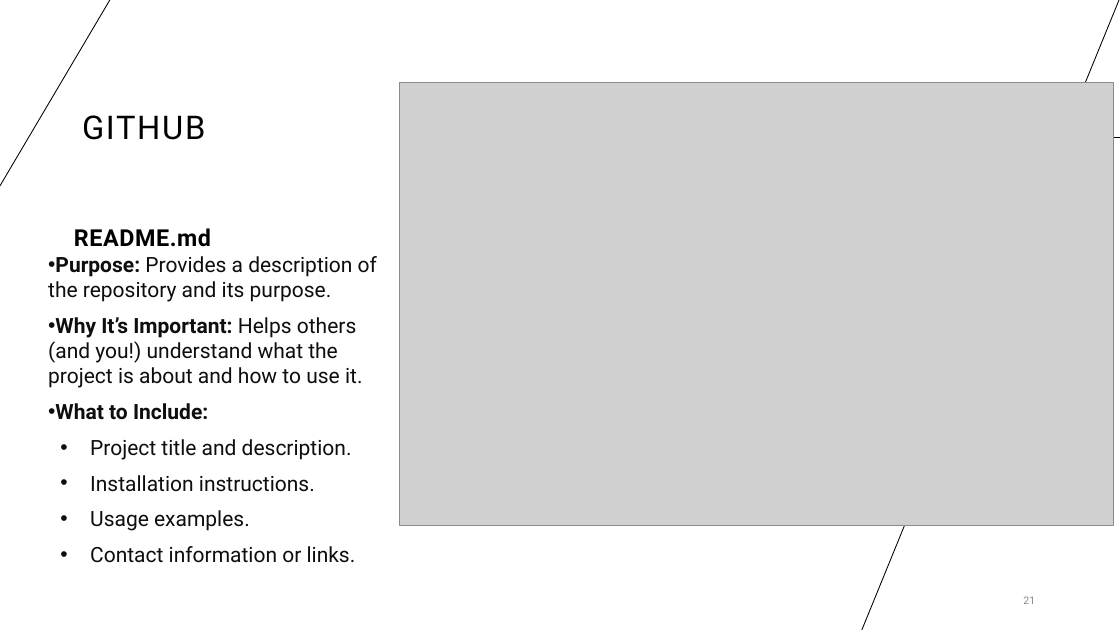
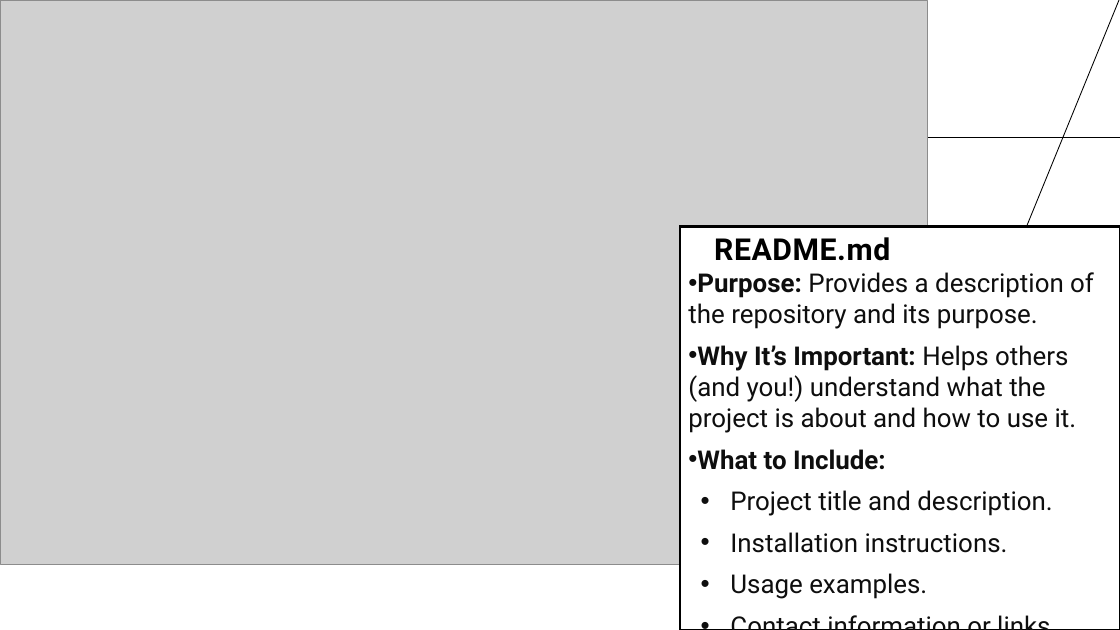
Before and after one commit to cassandra-hui/GitHub-Workshop, a slide deck: slide 21 of Day_1.pptx. Drawn at 1120x630 pixels with LibreOffice and Linux fonts; fonts in the diff are those of the drawing; grey boxes stand for pictures. Boxes give left, top, right and bottom in pixels: in the first picture for what was removed or moved away, otherwise in the second. Text is boxed around its words. In the diff, an @@ line names an element or a change of style, - is before the commit and + after.

Commit message:
Making text bigger on slides

```diff
--- a/Day_1.pptx
+++ b/Day_1.pptx
@@ picture resized from (x1=400, y1=82, x2=1114, y2=525) to (x1=0, y1=0, x2=928, y2=565) @@
@@ title removed at (x1=82, y1=115, x2=205, y2=140) @@
-GITHUB
@@ text "README.md" moved from (x1=48, y1=228, x2=377, y2=563) to (x1=688, y1=237, x2=1094, y2=599) @@
@@ text "README.md" at (x1=688, y1=237, x2=1094, y2=599): size 20 to 25.9 pt in "README.md"; size 18 to 22.2 pt @@
@@ page number removed at (x1=1023, y1=596, x2=1035, y2=604) @@
-21
```
Also in this commit, not shown: 27 other slides changed.
